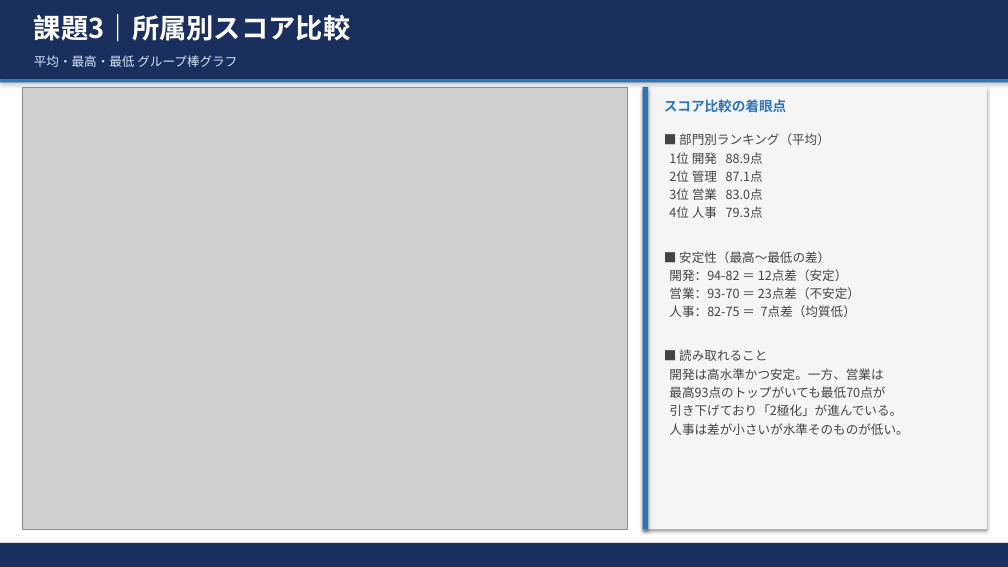
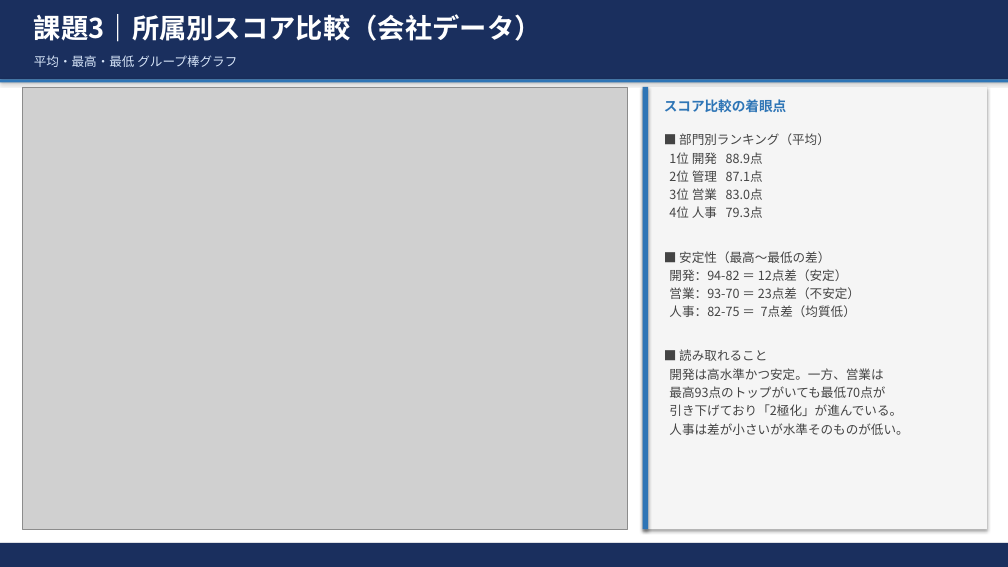
Before and after one commit to tama-shizu/kadai-data-analysis, a slide deck: slide 5 of 課題データ分析レポート.pptx (slide 4 before the commit). Drawn at 1008x567 pixels with LibreOffice and Linux fonts; fonts in the diff are those of the drawing; grey boxes stand for pictures. Boxes give left, top, right and bottom in pixels: in the first picture for what was removed or moved away, otherwise in the second. Text is boxed around its words. In the diff, an @@ line names an element or a change of style, - is before the commit and + after.

Commit message:
課題2・課題3にセクション区切りスライドを追加
- 課題3（会社データ）・課題2（学校データ）のセクション扉スライドを追加
- 全スライドのラベルに「会社データ」「学校データ」を明示
- 計13枚構成に更新

```diff
--- a/課題データ分析レポート.pptx
+++ b/課題データ分析レポート.pptx
@@ text at (34, 14, 542, 42): text changed @@
-課題3｜所属別スコア比較
+課題3｜所属別スコア比較（会社データ）
```
Also in this commit, not shown: 8 other slides changed, 2 slides added, 1 other file.
